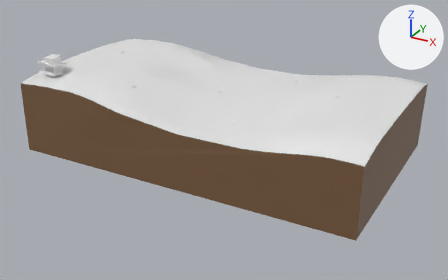
A saved change to the Blender file Assets/Scenes/experiment_ctf_2hut/map.blend.
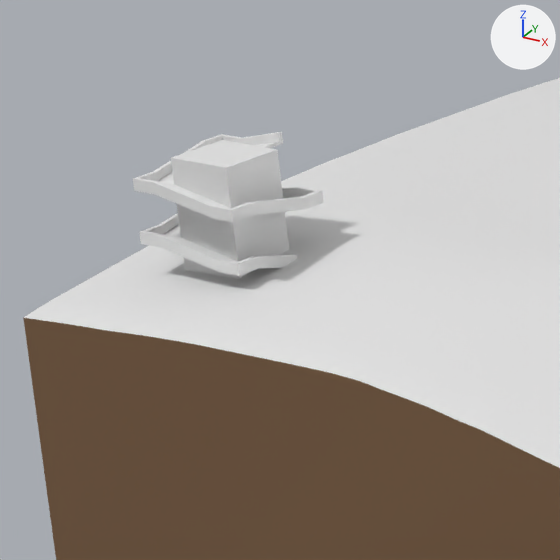
The first picture shows the older version from a 50 mm lens placed at (199.0, -360.0, 164.0), pointed at (7.0, -11.0, -10.0). The close-ups show both versions on the part from 4% to 24% of the width and 12% to 43% of the height of that picture; other places that the commit changed are outside them. Lighting does not change. The marker at upper right points along +X, +Y and +Z.

The first close-up shows 'Green Tower', 'Terrain'.
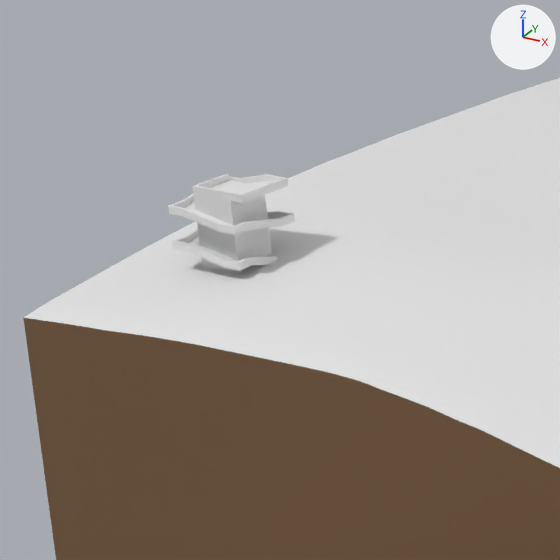
The newer file is also rescaled (x1.5), turned or shifted as a whole; pictures and numbers use the older file's frame.

Location of each change, [x1, y1, x2, y2] in pixels of the close-ups (560 x 560 px; the box of a moved part takes in the faces that stretch with it):
'Green Tower', reshaped (33% narrower, 33% shorter): before [133, 132, 324, 278]; after [168, 174, 295, 272]
part 1 of me_cube_011, moved or reshaped: before [171, 140, 289, 278]; after [193, 180, 272, 272]
part 2 of me_cube_011, rebuilt (33% narrower, 33% shorter): before [133, 132, 324, 276]; after [168, 174, 295, 270]

The change in detail:
me_cube_011 is used by ob_green_tower; location (-102.7, -54.9, 33.4).
me_cube_011 had 210 vertices, 203 faces and spanned x -7.1..7.0, y -7.0..7.0, z -2.0..13.0.
me_cube_011 now has 268 vertices, 261 faces, 1 loose edge and spans x -4.7..4.7, y -4.7..4.6, z -1.3..8.7.
me_cube_011 part 1: the loose piece of 12 vertices spanning x -4.1..4.0, y -4.1..4.0, z -2.0..12.0 is scaled about the mesh origin by 0.667.
me_cube_011 part 2: the loose piece of 198 vertices spanning x -7.1..7.0, y -7.0..7.0, z -0.3..13.0 is rebuilt with 256 vertices and now spans x -4.7..4.7, y -4.7..4.6, z -0.2..8.7.
